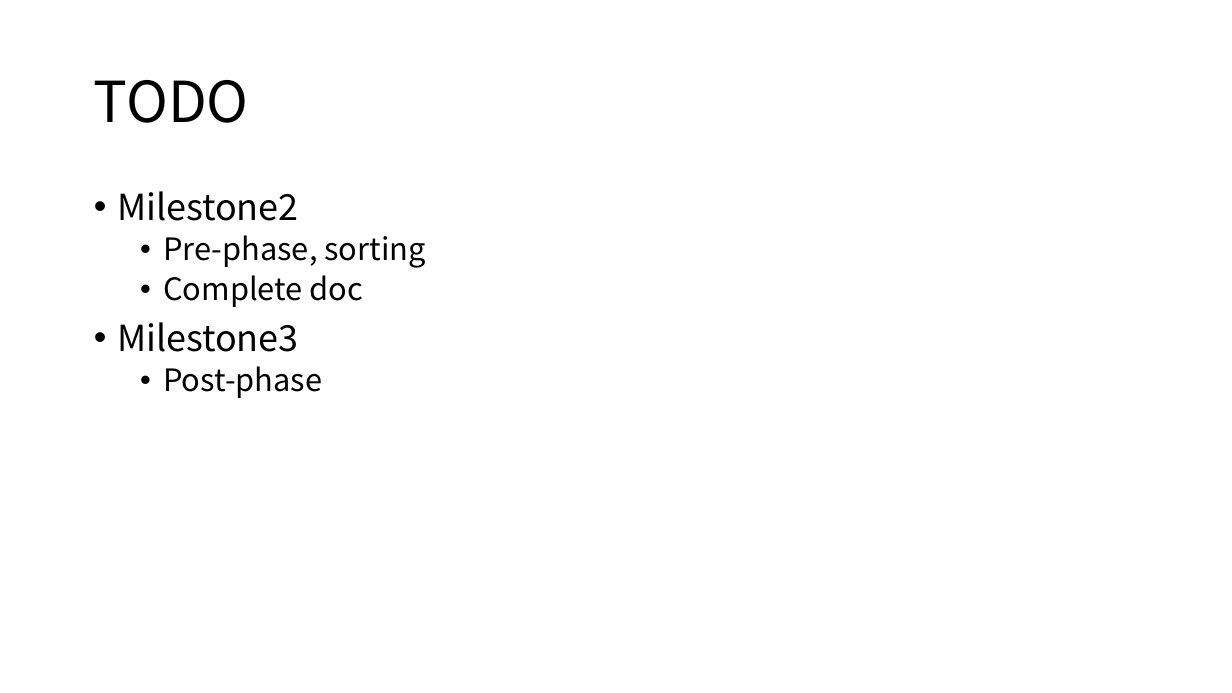
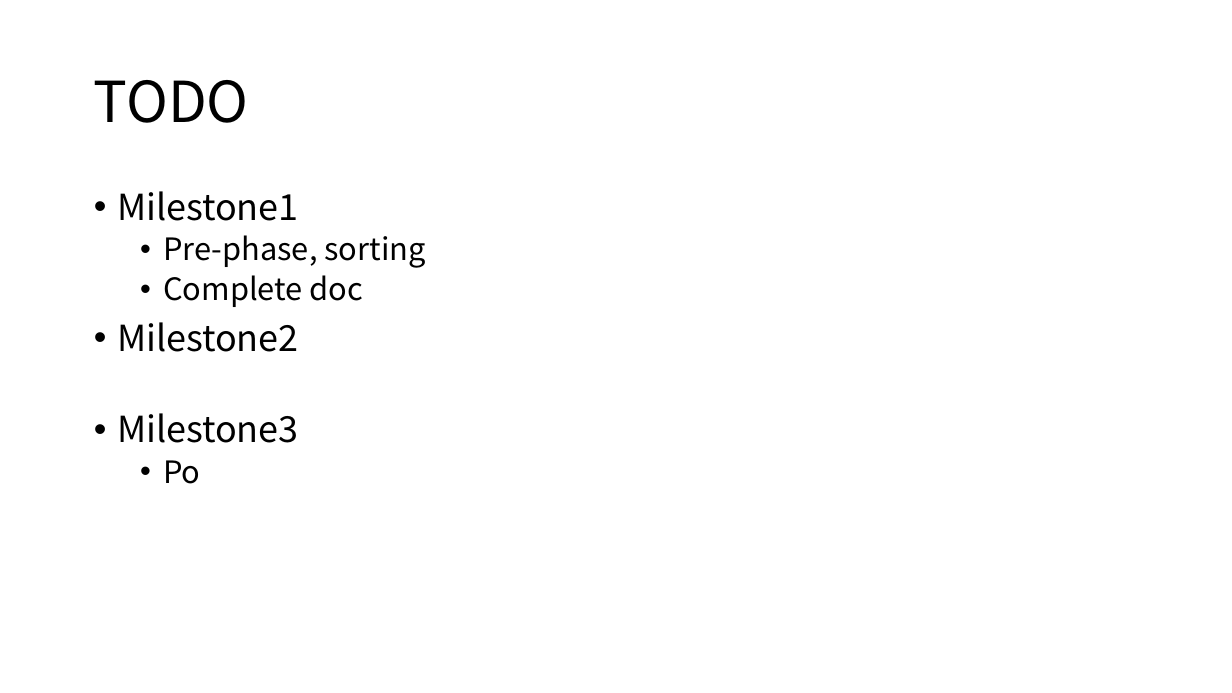
Before and after one commit to GNUp/cs434-doc, a slide deck: slide 34 of project2.pptx (slide 19 before the commit). Drawn at 1232x693 pixels with LibreOffice and Linux fonts; fonts in the diff are those of the drawing. Boxes give left, top, right and bottom in pixels: in the first picture for what was removed or moved away, otherwise in the second. Text is boxed around its words. In the diff, an @@ line names an element or a change of style, - is before the commit and + after.

```diff
--- a/project2.pptx
+++ b/project2.pptx
@@ text at [117, 191, 298, 221]: text changed @@
-• Milestone2
+• Milestone1
@@ text at [117, 322, 298, 352]: paragraph added @@
+• Milestone2
@@ text at [163, 460, 200, 484]: text changed @@
-  • Post-phase
+  • Po
```
Also in this commit, not shown: 6 other slides changed, 21 slides added, 6 slides removed.
